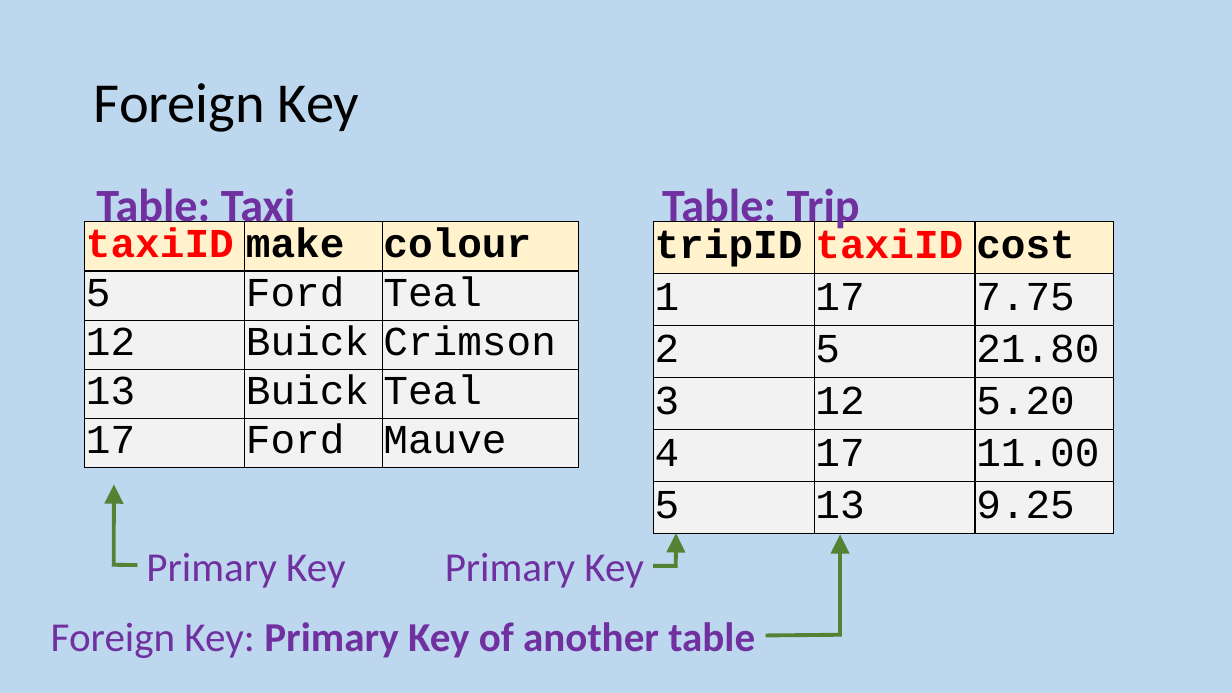
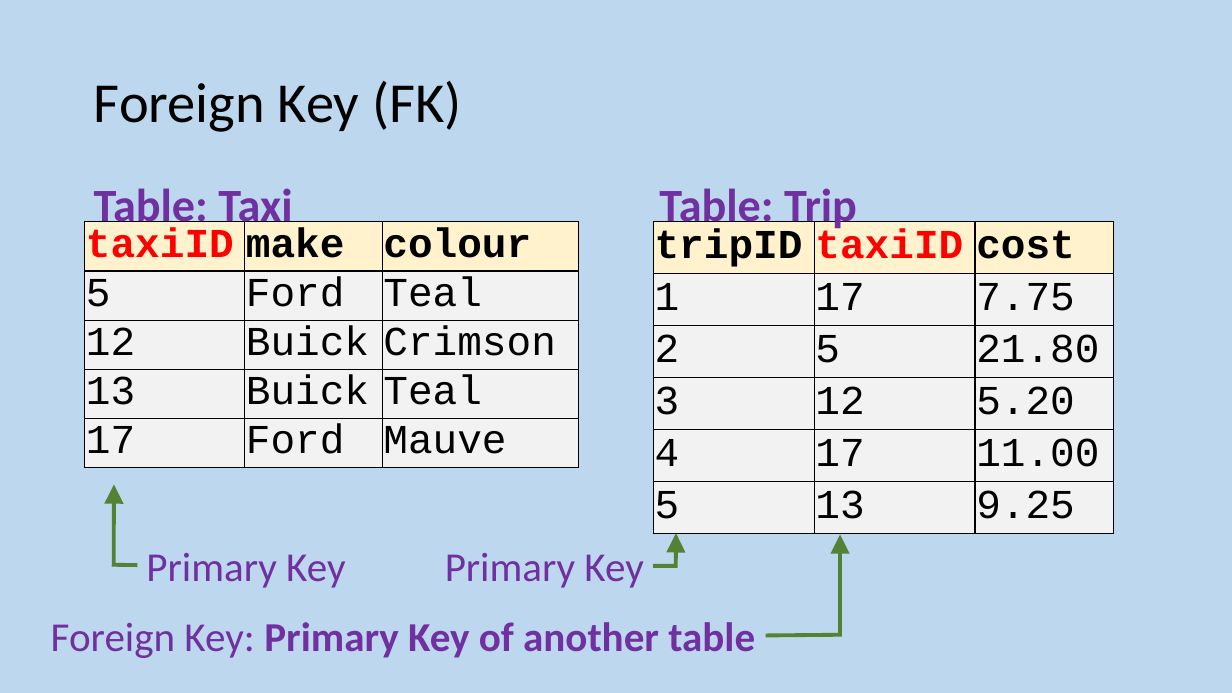
Before and after one commit to MrFriendCS/MrFriendCS.github.io, a slide deck: slide 80 of n5-cs/ddd/N5 CS DDD Slides.pptx. Drawn at 1232x693 pixels with LibreOffice and Linux fonts; fonts in the diff are those of the drawing. Boxes give left, top, right and bottom in pixels: in the first picture for what was removed or moved away, otherwise in the second. Text is boxed around its words. In the diff, an @@ line names an element or a change of style, - is before the commit and + after.

```diff
--- a/n5-cs/ddd/N5 CS DDD Slides.pptx
+++ b/n5-cs/ddd/N5 CS DDD Slides.pptx
@@ title at (94, 81, 461, 132): text changed @@
-Foreign Key
+Foreign Key (FK)
@@ text "Table: Taxi" at (94, 188, 292, 233): alignment right to left @@
@@ text "Table: Trip" at (659, 188, 857, 233): alignment right to left @@
```
Also in this commit, not shown: 5 other slides changed, 3 other files.
